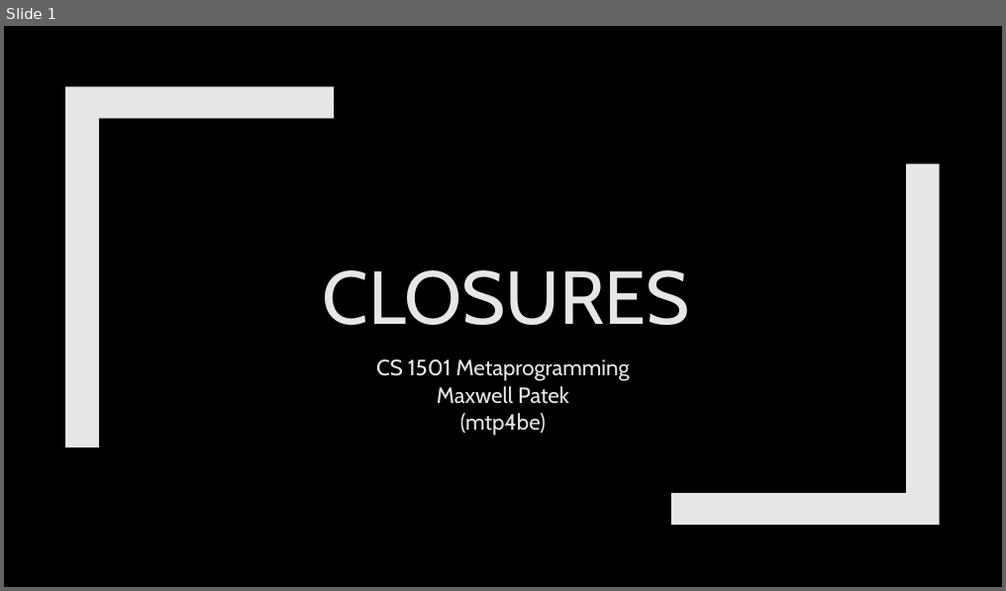
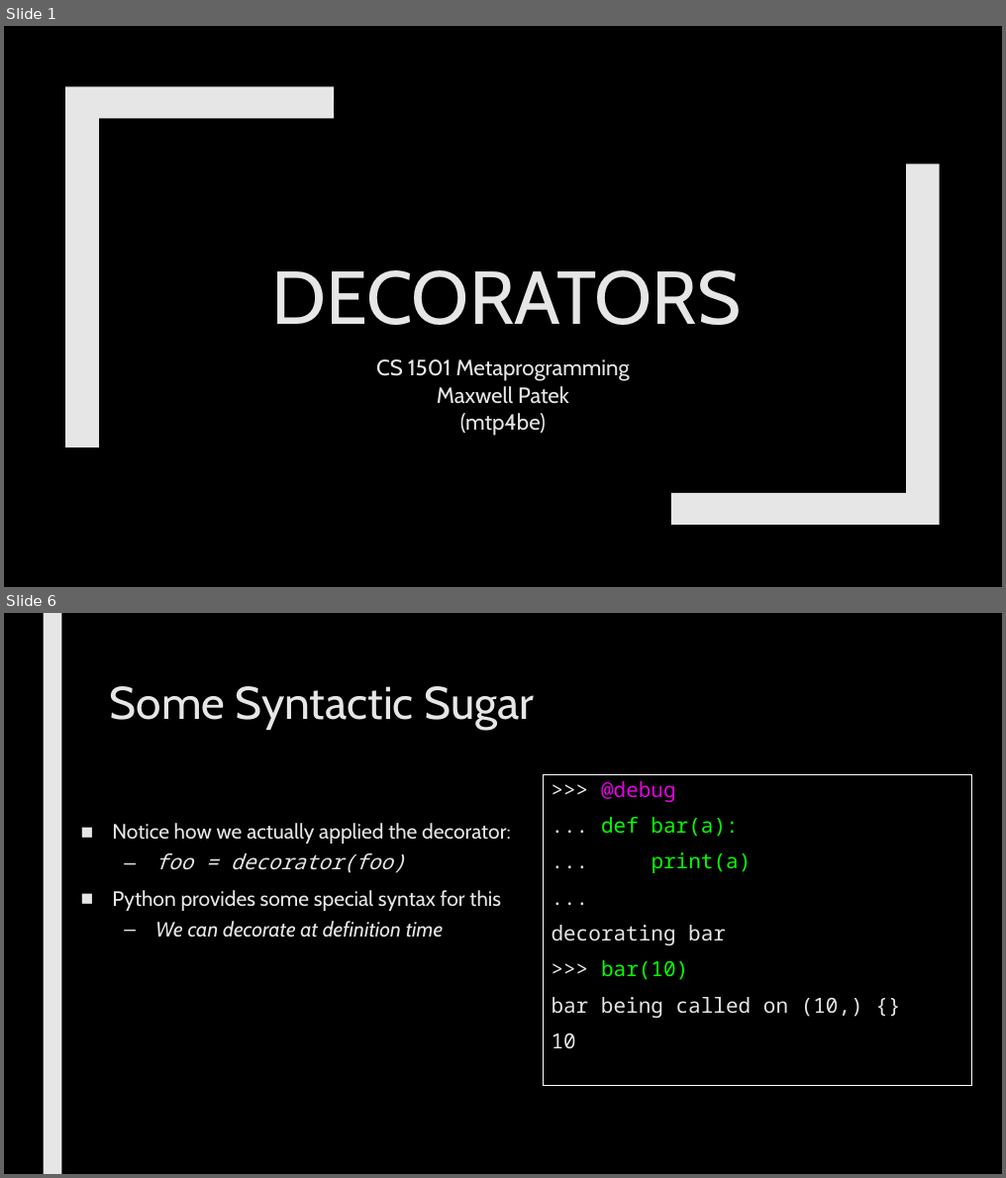
Before and after one commit to max7patek/metaprogramming, a slide deck: slides/04-Decorators.pptx. Shown one above the other, each under a label of ours: slide 1 before the commit, slides 1 and 6 after it; the slides between them are not shown. The pictures are 1006x591 and 1006x1178 pixels, drawn with LibreOffice and Linux fonts; fonts in the diff are those of the drawing. Boxes give left, top, right and bottom in pixels: in the first picture for what was removed or moved away, otherwise in the second. Text is boxed around its words. In the diff, an @@ line names an element or a change of style, - is before the commit and + after.

Commit message:
Finished draft of Decorators

```diff
--- a/slides/04-Decorators.pptx
+++ b/slides/04-Decorators.pptx
@@ slide 6 added at <box>4,613,1002,1174</box>, background #000000 @@
@@ rectangle added at <box>43,613,61,1174</box>, fill #E7E6E6 @@
@@ title added at <box>110,686,534,730</box>, 44 pt, text #E7E6E6 @@
+Some Syntactic Sugar
@@ rectangle added at <box>544,774,972,1086</box>, outline #FFFFFF 0.75 pt, 20 pt, text #E7E6E6 @@
+>>> @debug
+... def bar(a):
+... print(a)
+...
+decorating bar
+>>> bar(10)
+bar being called on (10,) {}
+10
@@ text added at <box>112,823,511,938</box>, 20 pt, text #E7E6E6 @@
+■ Notice how we actually applied the decorator:
+  – foo = decorator(foo)
+■ Python provides some special syntax for this
+  – We can decorate at definition time
@@ slide 1 changed as well @@
@@ title at <box>271,271,741,325</box>: text changed @@
-CLOSURES
+DECORATORS
```
Also in this commit, not shown: 1 other slide changed, 8 other slides added, 2 slides removed, 1 other file.
